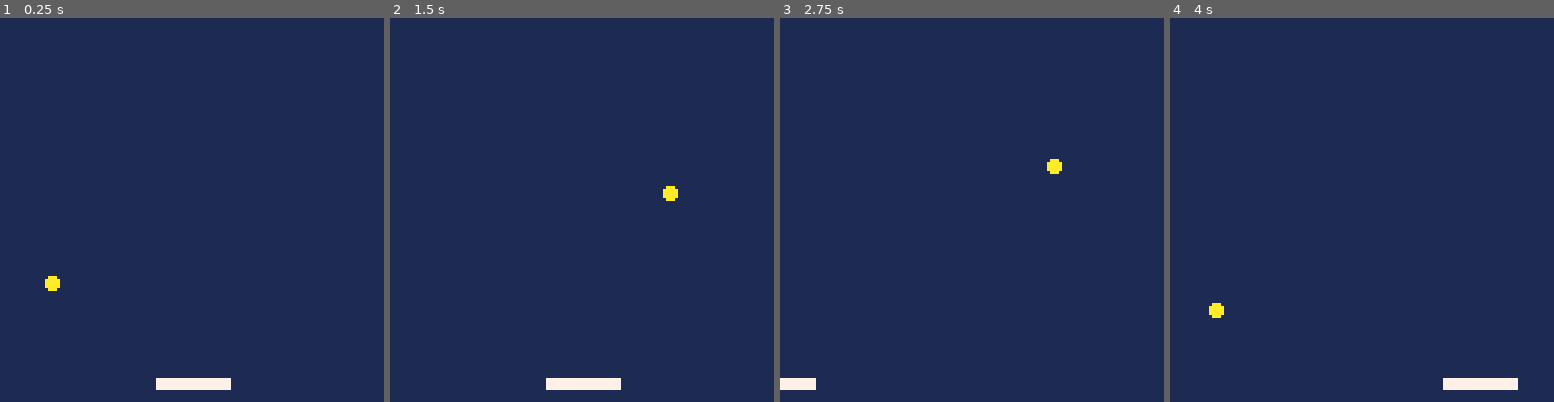
Above: before the commit, frames 1-4 (left to right).
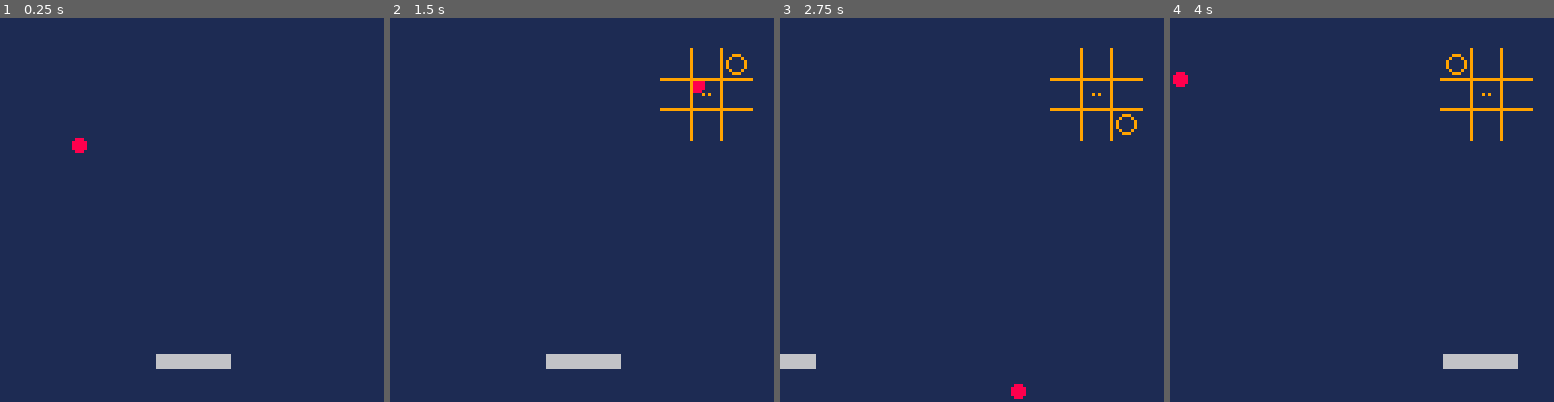
Above: after the commit, the same moments.

Repository: beetrootpaul/learning--pico8-breakout-tutorial
Game: PICO-8 cartridge breakout.p8
Same seed, same stepped clock (60 frames per second), same inputs: the game is played once before the commit and once after it.
Inputs:
- Up to frame 1 (0.25 s): no input
- Up to frame 2 (1.5 s): tap O (Z key) at 0.33, 0.7, 1.43 s; tap X (X key) at 1.07 s
- Up to frame 3 (2.75 s): hold Left 1.97-2.37 s; tap X (X key) at 2.07, 2.4, 2.73 s; tap O (Z key) at 2.22 s; hold Down from 2.42 s (still down)
- Up to frame 4 (4 s): release Down at 2.82 s; hold Right 2.87-3.53 s; tap X (X key) at 3.07, 3.4, 3.73 s; tap O (Z key) at 3.1, 3.98 s; hold Up from 3.58 s (still down)

The runs differ from the first frame. In frame 1, 1.6% of the frame differs, in the area x 11-61%, y 31-97%; in frame 2, 2.4%; in frame 3, 1.8%; in frame 4, 2.5%, in the area x 0-95%, y 7-97%.

Commit message:
ball vs paddle collision

Diff:
--- a/breakout.p8
+++ b/breakout.p8
@@ -6,6 +6,8 @@
 
 --#include src/utils.lua
 #include src/utils.lua
+#include src/debug.lua
+#include src/collisions.lua
 #include src/ball.lua
 #include src/paddle.lua
 #include src/main.lua
@@ -49,5 +51,8 @@
 00077000000000000000000000000000000000000000000000000000000000000000000000000000000000000000000000000000000000000000000000000000
 00077000000000000000000000000000000000000000000000000000000000000000000000000000000000000000000000000000000000000000000000000000
 00700700000000000000000000000000000000000000000000000000000000000000000000000000000000000000000000000000000000000000000000000000
+__map__
+0000000000000000000000000100000000000000000000000000000000000000000000000000000000000000000000000000000000000000000000000000000000000000000000000000000000000000000000000000000000000000000000000000000000000000000000000000000000000000000000000000000000000000
 
 
+
--- a/pico8_api.lua
+++ b/pico8_api.lua
@@ -7,6 +7,13 @@
 -- function param hints, etc. (as long as your IDE treat this file as part of the project).
 --
 
+
+--- Returns the absolute (positive) value of x
+---
+--- @param x number
+--- @return number
+function abs(x)
+end
 
 --- Add value VAL to the end of table TBL. Equivalent to: TBL[#TBL + 1] = VAL
 ---
@@ -53,6 +60,17 @@
 function camera(x, y)
 end
 
+--- Draw a circle at x,y with radius r.
+---
+--- If r is negative, the circle is not drawn.
+---
+--- @param x number
+--- @param y number
+--- @param r number
+--- @param col number color, optional
+function circ(x, y, r, col)
+end
+
 --- Draw a filled circle at x,y with radius r.
 ---
 --- If r is negative, the circle is not drawn.
@@ -121,7 +139,20 @@
 
 --- Returns the floor value of a parameter
 --- @param x number
+--- @return number
 function flr(x)
+end
+
+--- Draw a line from (X0, Y0) to (X1, Y1).
+---
+--- If (X1, Y1) are not given, the end of the last drawn line is used.
+---
+--- @param x0 number
+--- @param y0 number
+--- @param x1 number optional in pair with y1
+--- @param y1 number optional in pair with x1
+--- @param col number color, optional
+function line(x0, y0, x1, y1, col)
 end
 
 --- Draw section of map (starting from CELL_X, CELL_Y) at screen position SX, SY (pixels).
@@ -138,7 +169,16 @@
 --- Returns the maximum value of parameters
 --- @param x number
 --- @param y number
+--- @return number
 function max(x, y)
+end
+
+--- Returns the middle value of parameters
+--- @param x number
+--- @param y number
+--- @param z number
+--- @return number
+function mid(x, y, z)
 end
 
 --- Returns the minimum value of parameters
@@ -166,7 +206,6 @@
 --- Unlike ALL(), PAIRS() iterates over every item regardless of indexing scheme. Order is not guaranteed.
 ---
 --- @param tbl table
---- @return any, any key and value
 function pairs(tbl)
 end
 
@@ -228,3 +267,21 @@
 --- @param flip_y boolean
 function spr(n, x, y, w, h, flip_x, flip_y)
 end
+
+--- Convert VAL to a string.
+---
+--- FORMAT_FLAGS is a bitfield:
+---
+---  - 0x1: Write the raw hexadecimal value of numbers, functions or tables.
+---
+---  - 0x2: Write VAL as a signed 32-bit integer by shifting it left by 16 bits.
+---
+--- TOSTR(NIL) returns "[nil]"
+---
+--- TOSTR() returns ""
+---
+--- @param val any
+--- @param format_flags number bitfield, optional
+--- @return string
+function tostr(val, format_flags)
+end
--- a/src/ball.lua
+++ b/src/ball.lua
@@ -1,24 +1,71 @@
 ball = {
-    _x = 1,
-    _y = 64,
+    _x = 10,
+    _y = 10,
     _dx = 2,
-    _dy = 3,
+    _dy = 4,
     _r = 2,
+    _color = u.colors.red,
 }
 
+local has_collided_in_prev_frame = false
+
 function ball:update()
-    self._x = self._x + self._dx
-    self._y = self._y + self._dy
-    if self._x < 0 or self._x > u.viewport_size_px - 1 then
+    local next_x = self._x + self._dx
+    local next_y = self._y + self._dy
+
+    if next_x < 0 or next_x > u.viewport_size_px - 1 then
         self._dx = -self._dx
+        next_x = mid(0, next_x, u.viewport_size_px - 1)
         sfx(u.sfxs.ball_wall_bounce)
     end
-    if self._y < 0 or self._y > u.viewport_size_px - 1 then
+    if next_y < 0 or next_y > u.viewport_size_px - 1 then
         self._dy = -self._dy
+        next_y = mid(0, next_y, u.viewport_size_px - 1)
         sfx(u.sfxs.ball_wall_bounce)
     end
+
+    local will_collide = collisions:is_ball_about_to_collide({
+        ball_next_x = next_x, ball_next_y = next_y,
+        ball_r = self._r,
+        target_x = paddle.x, target_y = paddle.y,
+        target_w = paddle.w, target_h = paddle.h,
+    })
+    local bounce_horizontally = collisions:should_bounce_ball_horizontally({
+        ball_x = self._x, ball_y = self._y,
+        ball_r = self._r,
+        target_x = paddle.x, target_y = paddle.y,
+        target_w = paddle.w, target_h = paddle.h,
+    })
+    if will_collide then
+        if not has_collided_in_prev_frame then
+            sfx(u.sfxs.ball_paddle_bounce)
+        end
+        if bounce_horizontally then
+            if next_x < paddle.x + paddle.w / 2 then
+                self._dx = -abs(self._dx)
+                next_x = min(next_x, paddle.x - 1) + self._dx
+            else
+                self._dx = abs(self._dx)
+                next_x = max(paddle.x + paddle.w + 1, next_x) + self._dx
+            end
+        else
+            if next_y < paddle.y + paddle.h / 2 then
+                self._dy = -abs(self._dy)
+                next_y = min(next_y, paddle.y - 1) + self._dy
+            else
+                self._dy = abs(self._dy)
+                next_y = max(paddle.y + paddle.h + 1, next_y) + self._dy
+            end
+        end
+        has_collided_in_prev_frame = true
+    else
+        has_collided_in_prev_frame = false
+    end
+
+    self._x = next_x
+    self._y = next_y
 end
 
 function ball:draw()
-    circfill(self._x, self._y, self._r, u.colors.yellow)
+    circfill(self._x, self._y, self._r, self._color)
 end
--- /dev/null
+++ b/src/collisions.lua
@@ -0,0 +1,99 @@
+collisions = {}
+
+function collisions:is_ball_about_to_collide(params)
+    local ball = {
+        next_x = params.ball_next_x,
+        next_y = params.ball_next_y,
+        r = params.ball_r,
+    }
+    local target = {
+        x = params.target_x,
+        y = params.target_y,
+        w = params.target_w,
+        h = params.target_h,
+    }
+
+    if ball.next_y + ball.r < target.y then
+        return false
+    end
+    if ball.next_y - ball.r > target.y + target.h then
+        return false
+    end
+    if ball.next_x + ball.r < target.x then
+        return false
+    end
+    if ball.next_x - ball.r > target.x + target.w then
+        return false
+    end
+
+    return true
+end
+
+function collisions:should_bounce_ball_horizontally(params)
+    local ball = {
+        x = params.ball_x,
+        y = params.ball_y,
+        r = params.ball_r,
+    }
+    local target = {
+        x = params.target_x,
+        y = params.target_y,
+        w = params.target_w,
+        h = params.target_h,
+    }
+
+    local debug_grid_x = 90
+    local debug_grid_y = 10
+    d:add_line(debug_grid_x, debug_grid_y + 10, debug_grid_x + 30, debug_grid_y + 10)
+    d:add_line(debug_grid_x, debug_grid_y + 20, debug_grid_x + 30, debug_grid_y + 20)
+    d:add_line(debug_grid_x + 10, debug_grid_y, debug_grid_x + 10, debug_grid_y + 30)
+    d:add_line(debug_grid_x + 20, debug_grid_y, debug_grid_x + 20, debug_grid_y + 30)
+
+    local is_ball_up_from_target = ball.y + ball.r < target.y
+    local is_ball_down_from_target = ball.y - ball.r > target.y + target.h
+    local is_ball_left_from_target = ball.x + ball.r < target.x
+    local is_ball_right_from_target = ball.x - ball.r > target.x + target.w
+
+    if is_ball_up_from_target and not is_ball_left_from_target and not is_ball_right_from_target then
+        d:add_circle_marker(debug_grid_x + 15, debug_grid_y + 5, 3)
+        return false
+    end
+    if is_ball_down_from_target and not is_ball_left_from_target and not is_ball_right_from_target then
+        d:add_circle_marker(debug_grid_x + 15, debug_grid_y + 25, 3)
+        return false
+    end
+    if is_ball_left_from_target and not is_ball_up_from_target and not is_ball_down_from_target then
+        d:add_circle_marker(debug_grid_x + 5, debug_grid_y + 15, 3)
+        return true
+    end
+    if is_ball_right_from_target and not is_ball_up_from_target and not is_ball_down_from_target then
+        d:add_circle_marker(debug_grid_x + 25, debug_grid_y + 15, 3)
+        return true
+    end
+
+    if is_ball_up_from_target and is_ball_right_from_target then
+        d:add_circle_marker(debug_grid_x + 25, debug_grid_y + 5, 3)
+    elseif is_ball_up_from_target and is_ball_left_from_target then
+        d:add_circle_marker(debug_grid_x + 5, debug_grid_y + 5, 3)
+    elseif is_ball_down_from_target and is_ball_right_from_target then
+        d:add_circle_marker(debug_grid_x + 25, debug_grid_y + 25, 3)
+    elseif is_ball_down_from_target and is_ball_left_from_target then
+        d:add_circle_marker(debug_grid_x + 5, debug_grid_y + 25, 3)
+    else
+        d:add_circle_marker(debug_grid_x + 15, debug_grid_y + 15, 3)
+    end
+
+    local target_center_x = target.x + target.w / 2
+    local target_center_y = target.y + target.h / 2
+    local ball_to_target_center_slope = abs((ball.y - target_center_y) / (ball.x - target_center_x))
+    local target_diagonals_slop = abs(target.w / target.h)
+    local is_in_left_or_right_triangle = ball_to_target_center_slope < target_diagonals_slop
+    if is_in_left_or_right_triangle then
+        d:add_circle_marker(debug_grid_x + 14, debug_grid_y + 15, 0)
+        d:add_circle_marker(debug_grid_x + 16, debug_grid_y + 15, 0)
+    else
+        d:add_circle_marker(debug_grid_x + 15, debug_grid_y + 14, 0)
+        d:add_circle_marker(debug_grid_x + 15, debug_grid_y + 16, 0)
+    end
+    return is_in_left_or_right_triangle
+end
--- /dev/null
+++ b/src/debug.lua
@@ -0,0 +1,48 @@
+local debug = {
+    _enabled = false,
+    _messages = {},
+    _lines = {},
+    _circle_markers = {},
+}
+
+-- Call it before other "update()" calls, because it clears the message,
+-- which might be set in those other functions.
+function debug:update()
+    if btnp(u.buttons.x) then
+        self._enabled = not self._enabled
+    end
+    self._messages = {}
+    self._lines = {}
+    self._circle_markers = {}
+end
+
+-- Call it after other "draw()" calls, because it prints the message
+-- on top of everything else drawn by other functions.
+function debug:draw()
+    if not self._enabled then
+        return
+    end
+    for ln in all(self._lines) do
+        line(ln.x0, ln.y0, ln.x1, ln.y1, u.colors.orange)
+    end
+    for cmark in all(self._circle_markers) do
+        circ(cmark.x, cmark.y, cmark.r, u.colors.orange)
+    end
+    for msg in all(self._messages) do
+        print(msg, u.colors.orange)
+    end
+end
+
+function debug:add_message(message)
+    add(self._messages, message)
+end
+
+function debug:add_line(x0, y0, x1, y1)
+    add(self._lines, { x0 = x0, y0 = y0, x1 = x1, y1 = y1 })
+end
+
+function debug:add_circle_marker(x, y, r)
+    add(self._circle_markers, { x = x, y = y, r = r })
+end
+
+d = debug
--- a/src/main.lua
+++ b/src/main.lua
@@ -3,12 +3,14 @@
 end
 
 function _update()
+    d:update()
+    paddle:update()
     ball:update()
-    paddle:update()
 end
 
 function _draw()
     cls(u.colors.dark_blue)
+    paddle:draw()
     ball:draw()
-    paddle:draw()
+    d:draw()
 end
--- a/src/paddle.lua
+++ b/src/paddle.lua
@@ -1,11 +1,14 @@
 paddle = {
-    _w = 24,
-    _h = 3,
+    w = 24,
+    h = 4,
+    _bottom_gap = 12,
     _dx = 0,
+    _color = u.colors.light_grey,
 }
-paddle._x = u.viewport_size_px / 2 - paddle._w / 2
-paddle._y = u.viewport_size_px - 5 - paddle._h
+paddle.x = u.viewport_size_px / 2 - paddle.w / 2
+paddle.y = u.viewport_size_px - paddle._bottom_gap - paddle.h
 
+-- TODO stop paddle on screen edges
 function paddle:update()
     self._dx = 0.5 * self._dx
     if btn(u.buttons.l) then
@@ -14,13 +17,13 @@
     if btn(u.buttons.r) then
         self._dx = 5
     end
-    self._x = self._x + self._dx
+    self.x = self.x + self._dx
 end
 
 function paddle:draw()
     rectfill(
-        self._x, self._y,
-        self._x + self._w, self._y + self._h,
-        u.colors.white
+        self.x, self.y,
+        self.x + self.w, self.y + self.h,
+        self._color
     )
 end
--- a/src/utils.lua
+++ b/src/utils.lua
@@ -9,11 +9,23 @@
     },
     colors = {
         dark_blue = 1,
+        purple = 2,
+        dark_green = 3,
+        brown = 4,
+        dark_grey = 5,
+        light_grey = 6,
         white = 7,
+        red = 8,
+        orange = 9,
         yellow = 10,
+        lime = 11,
+        blue = 12,
+        pink = 14,
+        salmon = 15,
     },
     sfxs = {
         ball_wall_bounce = 0,
+        ball_paddle_bounce = 1,
     },
     viewport_size_px = 128,
 }
Not shown, changed: the sound effects (__sfx__) section of breakout.p8
